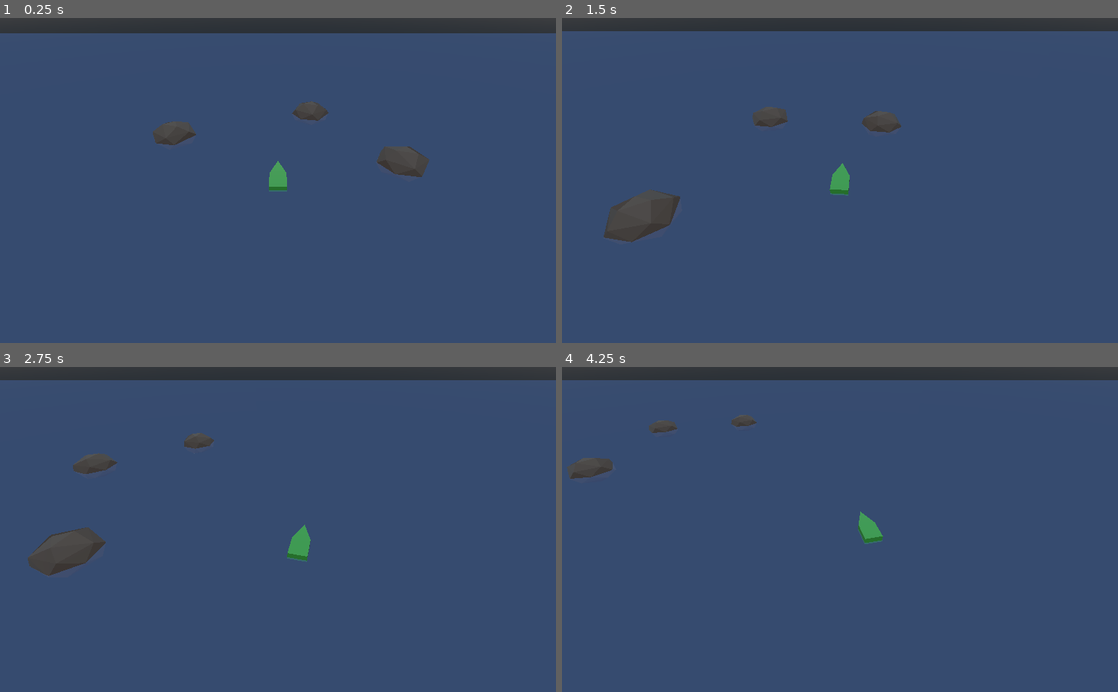
Above: before the commit, frames 1-4 (two rows, left to right).
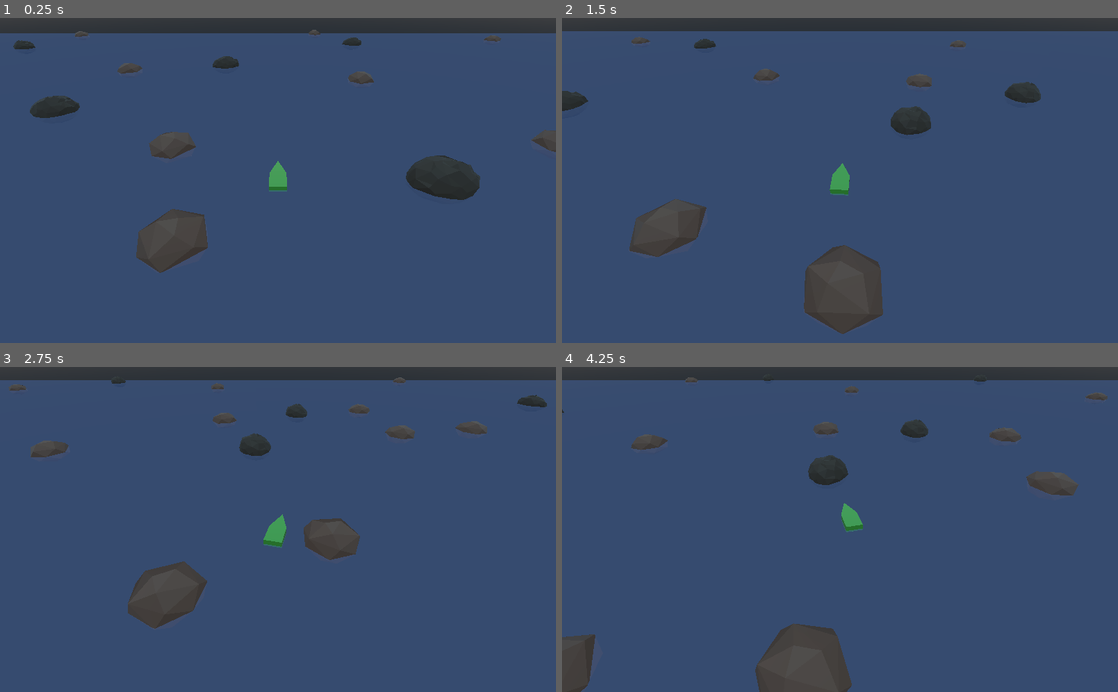
Above: after the commit, the same moments.

Repository: oparisy/Alakajam10
Game: Godot game, scene res://Main.tscn
Same seed, same stepped clock (60 frames per second), same inputs: the game is played once before the commit and once after it.
Inputs:
- Up to frame 1 (0.25 s): no input
- Up to frame 2 (1.5 s): hold Right (rotate_right) 0.53-1.28 s; hold Down (backward) from 1.28 s (still down)
- Up to frame 3 (2.75 s): release Down (backward) at 2.03 s; hold Right (rotate_right) from 2.03 s (still down)
- Up to frame 4 (4.25 s): release Right (rotate_right) at 2.78 s; hold Up (forward) 2.78-3.53 s; hold Left (rotate_left) from 3.53 s (still down)

The runs differ from the first frame. In frame 1, 5.6% of the frame differs, in the area x 2-100%, y 3-79%; in frame 2, 7.1%, in the area x 0-87%, y 5-98%; in frame 3, 6.8%; in frame 4, 6.8%.

Commit message:
World assets

Diff:
--- a/ChaosLagoons/KinematicBody.gd
+++ b/ChaosLagoons/KinematicBody.gd
@@ -6,7 +6,8 @@
 
 export var speed = 0.4
 export var rot_speed = 1.3
-export var max_speed = 15
+export var max_speed = 25
+export var drag = 0.7
 
 var max_speed_squared = max_speed * max_speed
 
@@ -23,32 +24,24 @@
 
 # See https://www.youtube.com/watch?v=rOA8i_clm1Y
 func get_input(delta):
-	var changed = false
+	var velocity_changed = false
 	if Input.is_action_pressed("forward"):
 		# "Local forward vector"
 		velocity += -transform.basis.z	* speed
-		changed = true
+		velocity_changed = true
 	if Input.is_action_pressed("backward"):
 		velocity += transform.basis.z	* speed
-		changed = true
+		velocity_changed = true
 	if Input.is_action_pressed("rotate_left"):
 		rotate_y(rot_speed * delta)
-		changed = true
 	if Input.is_action_pressed("rotate_right"):
 		rotate_y(-rot_speed * delta)
-		changed = true
 
-	if changed:
+	if velocity_changed:
 		var currentSpeedSqr = velocity.length_squared()
 		if currentSpeedSqr > max_speed_squared:
 			# Cap max speed while keeping direction
 			velocity = velocity.normalized() * max_speed
-
-# Called when the node enters the scene tree for the first time.
-func _ready():
-	pass # Replace with function body.
-
-
-# Called every frame. 'delta' is the elapsed time since the previous frame.
-#func _process(delta):
-#	pass
+	else:
+		# The ship will slow other time
+		velocity *= 1 - (drag * delta)
--- a/ChaosLagoons/Main.gd
+++ b/ChaosLagoons/Main.gd
@@ -8,7 +8,7 @@
 onready var baseNode = get_node("FakeStaticScene")
 
 # Array of 2D coords (taken from handplaced nodes inspector)
-var coords = [[4.671, -16.02], [-12.748, -9.396], [12.842, -3.447]]
+var coords = [] # [[4.671, -16.02], [-12.748, -9.396], [12.842, -3.447]]
 
 # Called when the node enters the scene tree for the first time.
 func _ready():
--- a/ChaosLagoons/Main.tscn
+++ b/ChaosLagoons/Main.tscn
@@ -1,6 +1,7 @@
-[gd_scene load_steps=4 format=2]
+[gd_scene load_steps=5 format=2]
 
 [ext_resource path="res://PlayerBody.tscn" type="PackedScene" id=1]
+[ext_resource path="res://WorldAssets.tscn" type="PackedScene" id=2]
 [ext_resource path="res://Water.tscn" type="PackedScene" id=3]
 [ext_resource path="res://Main.gd" type="Script" id=4]
 
@@ -14,6 +15,8 @@
 speed = 5.0
 enabled = true
 
+[node name="WorldAssets" parent="." instance=ExtResource( 2 )]
+
 [node name="FakeStaticScene" type="Position3D" parent="."]
 
 [node name="PlayerBody" parent="." instance=ExtResource( 1 )]
--- /dev/null
+++ b/ChaosLagoons/RockModel2.tscn
@@ -0,0 +1,15 @@
+[gd_scene load_steps=3 format=2]
+
+[ext_resource path="res://assets/models/rock2.glb" type="PackedScene" id=1]
+
+[sub_resource type="CapsuleShape" id=1]
+radius = 2.81817
+height = 1.08313
+
+[node name="rock2" instance=ExtResource( 1 )]
+
+[node name="StaticBody" type="StaticBody" parent="." index="1"]
+
+[node name="CollisionShape" type="CollisionShape" parent="StaticBody" index="0"]
+transform = Transform( -0.224815, 2.68368e-08, -0.974401, 1.50058e-08, 1, 2.40797e-08, 0.974401, -9.20819e-09, -0.224815, 0, 0, 0 )
+shape = SubResource( 1 )
--- /dev/null
+++ b/ChaosLagoons/WorldAssets.tscn
@@ -0,0 +1,253 @@
+[gd_scene load_steps=3 format=2]
+
+[ext_resource path="res://RockModel2.tscn" type="PackedScene" id=1]
+[ext_resource path="res://RockModel.tscn" type="PackedScene" id=2]
+
+[node name="WorldAssets" type="Spatial"]
+transform = Transform( 0.954063, 0, -0.299607, 0, 1, 0, 0.299607, 0, 0.954063, -11.973, 0, -6.59384 )
+
+[node name="RockModel" parent="." instance=ExtResource( 2 )]
+transform = Transform( 0.965926, 1.03474e-08, 0.258819, -1.12399e-08, 1, 1.96855e-09, -0.258819, -4.81056e-09, 0.965926, 0, 0, 0 )
+
+[node name="RockModel2" parent="." instance=ExtResource( 2 )]
+transform = Transform( 1, 0, 0, 0, 1, 0, 0, 0, 1, 8.21961, 0, 10.7686 )
+
+[node name="RockModel3" parent="." instance=ExtResource( 2 )]
+transform = Transform( 1, 0, 0, 0, 1, 0, 0, 0, 1, 40.3688, 0, 21.8326 )
+
+[node name="RockModel4" parent="." instance=ExtResource( 2 )]
+transform = Transform( 0.984808, 7.04276e-09, 0.173648, -7.44068e-09, 1, 1.64057e-09, -0.173648, -2.90771e-09, 0.984808, -7.68375, 0, 43.2509 )
+
+[node name="RockModel5" parent="." instance=ExtResource( 2 )]
+transform = Transform( 0.965926, -1.12399e-08, -0.258819, 1.03474e-08, 1, -4.81057e-09, 0.258819, 1.96855e-09, 0.965926, -30.4138, 0, -25.3519 )
+
+[node name="RockModel6" parent="." instance=ExtResource( 2 )]
+transform = Transform( 0.965926, -1.12399e-08, -0.258819, 1.03474e-08, 1, -4.81057e-09, 0.258819, 1.96855e-09, 0.965926, 19.4921, 0, -33.3115 )
+
+[node name="RockModel7" parent="." instance=ExtResource( 2 )]
+transform = Transform( 0.984808, -7.44068e-09, -0.173648, 7.04276e-09, 1, -2.90771e-09, 0.173648, 1.64057e-09, 0.984808, 42.3003, 0, -13.5791 )
+
+[node name="RockModel8" parent="." instance=ExtResource( 2 )]
+transform = Transform( 0.996195, -3.68453e-09, -0.0871558, 3.58486e-09, 1, -1.30011e-09, 0.0871558, 9.82719e-10, 0.996195, 57.3598, 0, 15.1126 )
+
+[node name="RockModel9" parent="." instance=ExtResource( 2 )]
+transform = Transform( 1, 0, 0, 0, 1, 0, 0, 0, 1, 12.5987, 0, 43.6053 )
+
+[node name="RockModel10" parent="." instance=ExtResource( 2 )]
+transform = Transform( 1, 0, 0, 0, 1, 0, 0, 0, 1, 46.331, 0, 35.7808 )
+
+[node name="RockModel11" parent="." instance=ExtResource( 2 )]
+transform = Transform( 1, 0, 0, 0, 1, 0, 0, 0, 1, -17.4751, 0, 19.6286 )
+
+[node name="RockModel12" parent="." instance=ExtResource( 2 )]
+transform = Transform( 0.970182, 1.56782e-08, 0.242379, -1.73433e-08, 1, 4.7363e-09, -0.242379, -8.79873e-09, 0.970182, -50.7303, -7.30724e-07, 90.4568 )
+
+[node name="RockModel13" parent="." instance=ExtResource( 2 )]
+transform = Transform( 0.961392, -4.62919e-09, -0.275184, 4.12572e-09, 1, -2.40841e-09, 0.275184, 1.18009e-09, 0.961392, -88.2011, -6.81752e-07, 24.0673 )
+
+[node name="RockModel14" parent="." instance=ExtResource( 2 )]
+transform = Transform( 0.996195, 3.58486e-09, 0.0871557, -3.68453e-09, 1, 9.82719e-10, -0.0871557, -1.30011e-09, 0.996195, 35.114, 8.87224e-08, 86.5009 )
+
+[node name="RockModel15" parent="." instance=ExtResource( 2 )]
+transform = Transform( 0.984808, -7.44068e-09, -0.173648, 7.04276e-09, 1, -2.90771e-09, 0.173648, 1.64057e-09, 0.984808, 112.982, -1.12673e-07, 33.4263 )
+
+[node name="RockModel16" parent="." instance=ExtResource( 2 )]
+transform = Transform( 0.965926, 1.03474e-08, 0.258819, -1.12399e-08, 1, 1.96855e-09, -0.258819, -4.81057e-09, 0.965926, 124.038, 0, -57.7541 )
+
+[node name="RockModel17" parent="." instance=ExtResource( 2 )]
+transform = Transform( 0.939693, 1.34736e-08, 0.34202, -1.50532e-08, 1, 1.96415e-09, -0.34202, -6.9942e-09, 0.939693, 172.408, 0, -0.469197 )
+
+[node name="RockModel18" parent="." instance=ExtResource( 2 )]
+transform = Transform( 0.939693, -1.50532e-08, -0.34202, 1.34736e-08, 1, -6.9942e-09, 0.34202, 1.96415e-09, 0.939693, 145.039, 0, -71.3038 )
+
+[node name="RockModel19" parent="." instance=ExtResource( 2 )]
+transform = Transform( 0.996195, -3.68453e-09, -0.0871558, 3.58486e-09, 1, -1.30011e-09, 0.0871558, 9.82719e-10, 0.996195, 63.918, 0, -100.002 )
+
+[node name="RockModel20" parent="." instance=ExtResource( 2 )]
+transform = Transform( 0.866025, -2.26063e-08, -0.5, 1.90971e-08, 1, -1.21353e-08, 0.5, 9.60921e-10, 0.866025, 81.7405, 0, -32.7583 )
+
+[node name="RockModel21" parent="." instance=ExtResource( 2 )]
+transform = Transform( 1, 0, 0, 0, 1, 0, 0, 0, 1, -1.53313, 0, -96.286 )
+
+[node name="RockModel22" parent="." instance=ExtResource( 2 )]
+transform = Transform( 0.996195, 3.58486e-09, 0.0871557, -3.68453e-09, 1, 9.82719e-10, -0.0871557, -1.30011e-09, 0.996195, -91.1303, 0, -63.3911 )
+
+[node name="RockModel23" parent="." instance=ExtResource( 2 )]
+transform = Transform( 0.999856, 6.18137e-09, -0.0169812, -6.1385e-09, 1, 2.57717e-09, 0.0169812, -2.47256e-09, 0.999856, -176.885, 4.22426e-07, -8.46341 )
+
+[node name="RockModel24" parent="." instance=ExtResource( 2 )]
+transform = Transform( 0.970182, 1.56782e-08, 0.242379, -1.73433e-08, 1, 4.7363e-09, -0.242379, -8.79873e-09, 0.970182, -128.479, -3.23332e-07, -6.96695 )
+
+[node name="RockModel25" parent="." instance=ExtResource( 2 )]
+transform = Transform( 0.970182, 1.56782e-08, 0.242379, -1.73433e-08, 1, 4.7363e-09, -0.242379, -8.79873e-09, 0.970182, -151.917, 7.16531e-07, 69.4527 )
+
+[node name="RockModel26" parent="." instance=ExtResource( 2 )]
+transform = Transform( 0.970182, 1.56782e-08, 0.242379, -1.73433e-08, 1, 4.7363e-09, -0.242379, -8.79873e-09, 0.970182, -107.737, 3.36439e-07, 104.977 )
+
+[node name="RockModel27" parent="." instance=ExtResource( 2 )]
+transform = Transform( 0.970182, 1.56782e-08, 0.242379, -1.73433e-08, 1, 4.7363e-09, -0.242379, -8.79873e-09, 0.970182, -105.546, -1.67691e-07, 51.5855 )
+
+[node name="RockModel28" parent="." instance=ExtResource( 2 )]
+transform = Transform( 1, 0, 0, 0, 1, 0, 0, 0, 1, -24.1536, 0, 113.018 )
+
+[node name="rock2" parent="." instance=ExtResource( 1 )]
+transform = Transform( 0.751587, 0, 0.659634, 0, 1, 0, -0.659634, 0, 0.751587, 27.6644, 0, -2.13996 )
+
+[node name="rock3" parent="." instance=ExtResource( 1 )]
+transform = Transform( 0.751587, 0, 0.659634, 0, 1, 0, -0.659634, 0, 0.751587, 50.7742, 0, 0.861956 )
+
+[node name="rock4" parent="." instance=ExtResource( 1 )]
+transform = Transform( 0.751587, 0, 0.659634, 0, 1, 0, -0.659634, 0, 0.751587, -0.52224, 0, 29.1535 )
+
+[node name="rock5" parent="." instance=ExtResource( 1 )]
+transform = Transform( 0.751587, 0, 0.659634, 0, 1, 0, -0.659634, 0, 0.751587, -23.1417, 0, -3.49751 )
+
+[node name="rock6" parent="." instance=ExtResource( 1 )]
+transform = Transform( 0.98071, -2.26063e-08, 0.195467, 2.2358e-08, 1, 3.47639e-09, -0.195467, 9.60921e-10, 0.98071, 15.0231, 0, -75.4578 )
+
+[node name="rock8" parent="." instance=ExtResource( 1 )]
+transform = Transform( 0.959942, -1.88516e-08, 0.280198, 1.85525e-08, 1, 3.71995e-09, -0.280198, 1.62742e-09, 0.959942, 135.454, 1.12673e-07, -2.01438 )
+
+[node name="rock9" parent="." instance=ExtResource( 1 )]
+transform = Transform( 0.751587, 0, 0.659634, 0, 1, 0, -0.659634, 0, 0.751587, 119.115, 0, 100.51 )
+
+[node name="rock10" parent="." instance=ExtResource( 1 )]
+transform = Transform( 0.555251, 1.03474e-08, 0.831683, -9.74626e-09, 1, -5.93468e-09, -0.831683, -4.81056e-09, 0.555251, 75.3085, -8.87223e-08, 60.8465 )
+
+[node name="rock11" parent="." instance=ExtResource( 1 )]
+transform = Transform( 0.751587, 0, 0.659634, 0, 1, 0, -0.659634, 0, 0.751587, 19.1343, 0, 129.417 )
+
+[node name="rock12" parent="." instance=ExtResource( 1 )]
+transform = Transform( 0.751587, 0, 0.659634, 0, 1, 0, -0.659634, 0, 0.751587, -63.096, 0, 62.6148 )
+
+[node name="rock13" parent="." instance=ExtResource( 1 )]
+transform = Transform( 0.751587, 0, 0.659634, 0, 1, 0, -0.659634, 0, 0.751587, -84.0873, 0, 171.792 )
+
+[node name="RockModel47" parent="." instance=ExtResource( 2 )]
+transform = Transform( 0.809294, -1.98068e-08, -0.587404, 1.51544e-08, 1, -1.28403e-08, 0.587404, 1.4898e-09, 0.809294, 391.993, -1.0677e-08, -46.1161 )
+
+[node name="RockModel48" parent="." instance=ExtResource( 2 )]
+transform = Transform( 0.933749, -8.39895e-09, -0.357928, 7.2144e-09, 1, -4.64482e-09, 0.357928, 1.75486e-09, 0.933749, 319.783, 1.26131e-07, -107.017 )
+
+[node name="RockModel49" parent="." instance=ExtResource( 2 )]
+transform = Transform( 0.994571, 2.68882e-09, -0.10406, -2.57624e-09, 1, 1.21638e-09, 0.10406, -9.41692e-10, 0.994571, 364.758, 2.21162e-08, -89.0546 )
+
+[node name="RockModel50" parent="." instance=ExtResource( 2 )]
+transform = Transform( 0.994571, 2.68882e-09, -0.10406, -2.57624e-09, 1, 1.21638e-09, 0.10406, -9.41692e-10, 0.994571, 316.597, 2.11689e-07, -25.2599 )
+
+[node name="RockModel51" parent="." instance=ExtResource( 2 )]
+transform = Transform( 0.994571, 2.68882e-09, -0.10406, -2.57624e-09, 1, 1.21638e-09, 0.10406, -9.41692e-10, 0.994571, 345.962, 1.78396e-07, 23.2322 )
+
+[node name="RockModel52" parent="." instance=ExtResource( 2 )]
+transform = Transform( 0.994571, 2.68882e-09, -0.10406, -2.57624e-09, 1, 1.21638e-09, 0.10406, -9.41692e-10, 0.994571, 366.282, 7.72197e-08, -26.1898 )
+
+[node name="rock27" parent="." instance=ExtResource( 1 )]
+transform = Transform( 0.931869, -1.50532e-08, 0.362796, 1.47402e-08, 1, 3.63091e-09, -0.362796, 1.96415e-09, 0.931869, 345.334, -3.06711e-07, 94.1064 )
+
+[node name="rock14" parent="." instance=ExtResource( 1 )]
+transform = Transform( 0.98071, -2.26063e-08, 0.195467, 2.2358e-08, 1, 3.47639e-09, -0.195467, 9.60921e-10, 0.98071, -83.5859, 0, -37.5196 )
+
+[node name="RockModel32" parent="." instance=ExtResource( 2 )]
+transform = Transform( 0.874391, 2.32141e-08, 0.485222, -2.87252e-08, 1, 3.92184e-09, -0.485222, -1.73673e-08, 0.874391, 267.576, -1.2067e-06, -175.767 )
+
+[node name="RockModel33" parent="." instance=ExtResource( 2 )]
+transform = Transform( 0.999856, 6.18137e-09, -0.0169812, -6.1385e-09, 1, 2.57717e-09, 0.0169812, -2.47256e-09, 0.999856, 214.199, -8.67248e-07, -230.196 )
+
+[node name="RockModel34" parent="." instance=ExtResource( 2 )]
+transform = Transform( 0.939693, 1.34736e-08, 0.34202, -1.50532e-08, 1, 1.96415e-09, -0.34202, -6.9942e-09, 0.939693, 188.734, -3.24738e-07, -313.916 )
+
+[node name="RockModel35" parent="." instance=ExtResource( 2 )]
+transform = Transform( 0.970181, 1.56782e-08, 0.242379, -1.73433e-08, 1, 4.7363e-09, -0.242379, -8.79873e-09, 0.970181, 120.117, 1.16969e-06, -238.665 )
+
+[node name="RockModel36" parent="." instance=ExtResource( 2 )]
+transform = Transform( 0.874391, 2.32141e-08, 0.485222, -2.87252e-08, 1, 3.92184e-09, -0.485222, -1.73673e-08, 0.874391, 167.262, -1.17203e-07, -249.748 )
+
+[node name="RockModel37" parent="." instance=ExtResource( 2 )]
+transform = Transform( 0.874391, 2.32141e-08, 0.485222, -2.87252e-08, 1, 3.92184e-09, -0.485222, -1.73673e-08, 0.874391, 164.401, 1.33654e-06, -169.866 )
+
+[node name="RockModel38" parent="." instance=ExtResource( 2 )]
+transform = Transform( 0.874391, 2.32141e-08, 0.485222, -2.87252e-08, 1, 3.92184e-09, -0.485222, -1.73673e-08, 0.874391, 216.27, 5.29801e-07, -146.987 )
+
+[node name="RockModel39" parent="." instance=ExtResource( 2 )]
+transform = Transform( 0.874391, 2.32141e-08, 0.485222, -2.87252e-08, 1, 3.92184e-09, -0.485222, -1.73673e-08, 0.874391, 204.568, -1.04063e-07, -199.126 )
+
+[node name="RockModel40" parent="." instance=ExtResource( 2 )]
+transform = Transform( 0.965926, 1.03474e-08, 0.258819, -1.12399e-08, 1, 1.96855e-09, -0.258819, -4.81057e-09, 0.965926, 299.087, -7.30279e-07, -160.853 )
+
+[node name="rock20" parent="." instance=ExtResource( 1 )]
+transform = Transform( 0.555251, 1.03474e-08, 0.831683, -9.74626e-09, 1, -5.93468e-09, -0.831683, -4.81057e-09, 0.555251, 248.426, -3.91791e-07, -199.46 )
+
+[node name="rock21" parent="." instance=ExtResource( 1 )]
+transform = Transform( 0.555251, 1.03474e-08, 0.831683, -9.74626e-09, 1, -5.93468e-09, -0.831683, -4.81057e-09, 0.555251, 256.407, 5.90683e-08, -88.5699 )
+
+[node name="rock22" parent="." instance=ExtResource( 1 )]
+transform = Transform( 0.896703, -1.12399e-08, 0.442633, 1.09502e-08, 1, 3.20994e-09, -0.442633, 1.96855e-09, 0.896703, 202.718, -3.58607e-07, -290.879 )
+
+[node name="rock15" parent="." instance=ExtResource( 1 )]
+transform = Transform( 0.751587, 0, 0.659634, 0, 1, 0, -0.659634, 0, 0.751587, -48.5286, 0, -100.319 )
+
+[node name="rock16" parent="." instance=ExtResource( 1 )]
+transform = Transform( 0.751587, 0, 0.659634, 0, 1, 0, -0.659634, 0, 0.751587, 86.0171, 0, -77.8328 )
+
+[node name="rock17" parent="." instance=ExtResource( 1 )]
+transform = Transform( 0.751587, 0, 0.659634, 0, 1, 0, -0.659634, 0, 0.751587, 111.952, 0, -117.35 )
+
+[node name="RockModel29" parent="." instance=ExtResource( 2 )]
+transform = Transform( 0.866025, -2.26063e-08, -0.5, 1.90971e-08, 1, -1.21353e-08, 0.5, 9.60923e-10, 0.866025, 237.526, -3.02706e-07, 47.5393 )
+
+[node name="RockModel30" parent="." instance=ExtResource( 2 )]
+transform = Transform( 0.906308, -1.88516e-08, -0.422618, 1.63976e-08, 1, -9.442e-09, 0.422618, 1.62742e-09, 0.906308, 231.222, -2.92066e-07, 122.249 )
+
+[node name="RockModel31" parent="." instance=ExtResource( 2 )]
+transform = Transform( 0.422618, -4.53577e-08, -0.906308, 3.02346e-08, 1, -3.5948e-08, 0.906308, -1.22096e-08, 0.422618, 261.957, 5.27023e-07, 52.8083 )
+
+[node name="rock18" parent="." instance=ExtResource( 1 )]
+transform = Transform( 0.876911, -4.78054e-08, -0.480652, 4.91951e-08, 1, -9.70699e-09, 0.480652, -1.51336e-08, 0.876911, 206.184, -1.0942e-06, 95.0255 )
+
+[node name="RockModel53" parent="." instance=ExtResource( 2 )]
+transform = Transform( 0.866025, -2.26063e-08, -0.5, 1.90971e-08, 1, -1.21353e-08, 0.5, 9.60924e-10, 0.866025, -67.1299, -3.02706e-07, -153.588 )
+
+[node name="RockModel54" parent="." instance=ExtResource( 2 )]
+transform = Transform( 0.906308, -1.88516e-08, -0.422618, 1.63976e-08, 1, -9.442e-09, 0.422618, 1.62742e-09, 0.906308, -73.4336, -2.92066e-07, -78.8787 )
+
+[node name="RockModel55" parent="." instance=ExtResource( 2 )]
+transform = Transform( 0.422618, -4.53577e-08, -0.906308, 3.02346e-08, 1, -3.5948e-08, 0.906308, -1.22096e-08, 0.422618, -42.6986, 5.27023e-07, -148.319 )
+
+[node name="rock28" parent="." instance=ExtResource( 1 )]
+transform = Transform( 0.876911, -4.78054e-08, -0.480652, 4.91951e-08, 1, -9.70699e-09, 0.480652, -1.51336e-08, 0.876911, -98.4716, -1.0942e-06, -106.102 )
+
+[node name="rock19" parent="." instance=ExtResource( 1 )]
+transform = Transform( 0.997884, -3.33246e-08, -0.0650199, 3.34461e-08, 1, 7.81195e-10, 0.0650199, -2.95421e-09, 0.997884, 271.121, 6.67101e-07, -3.14739 )
+
+[node name="rock7" parent="." instance=ExtResource( 1 )]
+transform = Transform( 0.691236, 3.58486e-09, 0.722629, -3.41748e-09, 1, -1.69184e-09, -0.722629, -1.30011e-09, 0.691236, -11.7913, 0, -35.6642 )
+
+[node name="RockModel41" parent="." instance=ExtResource( 2 )]
+transform = Transform( 0.707107, -3.33246e-08, -0.707107, 2.5653e-08, 1, -2.14751e-08, 0.707107, -2.95421e-09, 0.707107, 25.8061, 7.40841e-07, -168.111 )
+
+[node name="RockModel42" parent="." instance=ExtResource( 2 )]
+transform = Transform( 0.707107, -3.33246e-08, -0.707107, 2.5653e-08, 1, -2.14751e-08, 0.707107, -2.95421e-09, 0.707107, 73.0057, 1.79049e-06, -150.052 )
+
+[node name="RockModel43" parent="." instance=ExtResource( 2 )]
+transform = Transform( 0.866025, -2.26063e-08, -0.5, 1.90971e-08, 1, -1.21353e-08, 0.5, 9.60921e-10, 0.866025, 86.2845, 2.15319e-06, -215.102 )
+
+[node name="RockModel44" parent="." instance=ExtResource( 2 )]
+transform = Transform( 0.906308, -1.88516e-08, -0.422618, 1.63976e-08, 1, -9.442e-09, 0.422618, 1.62743e-09, 0.906308, -7.75638, 4.29462e-08, -231.413 )
+
+[node name="RockModel45" parent="." instance=ExtResource( 2 )]
+transform = Transform( 0.85741, -1.60168e-08, -0.514634, 1.27498e-08, 1, -9.88069e-09, 0.514634, 1.91031e-09, 0.85741, -109.486, -1.83887e-06, -226.721 )
+
+[node name="RockModel46" parent="." instance=ExtResource( 2 )]
+transform = Transform( 0.961391, -4.62919e-09, -0.275184, 4.12571e-09, 1, -2.40841e-09, 0.275184, 1.18009e-09, 0.961391, -68.3133, -1.67836e-06, -201.222 )
+
+[node name="rock23" parent="." instance=ExtResource( 1 )]
+transform = Transform( 0.947053, -4.26643e-08, -0.321076, 4.34588e-08, 1, -4.69198e-09, 0.321076, -9.51003e-09, 0.947053, 90.2086, 2.21661e-06, -188.786 )
+
+[node name="rock24" parent="." instance=ExtResource( 1 )]
+transform = Transform( 0.947053, -4.26643e-08, -0.321076, 4.34588e-08, 1, -4.69198e-09, 0.321076, -9.51003e-09, 0.947053, -14.1584, -1.26935e-07, -205.235 )
+
+[node name="rock25" parent="." instance=ExtResource( 1 )]
+transform = Transform( 0.98071, -2.26063e-08, 0.195467, 2.2358e-08, 1, 3.47639e-09, -0.195467, 9.60921e-10, 0.98071, 47.6018, 1.30465e-06, -242.092 )
+
+[node name="rock26" parent="." instance=ExtResource( 1 )]
+transform = Transform( 0.959942, -1.88516e-08, 0.280198, 1.85525e-08, 1, 3.71995e-09, -0.280198, 1.62743e-09, 0.959942, 47.0897, 1.22162e-06, -167.731 )
Binary file added: ChaosLagoons/assets/models/rock2.glb
Not shown, added: ChaosLagoons/assets/models/rock2.glb.import
